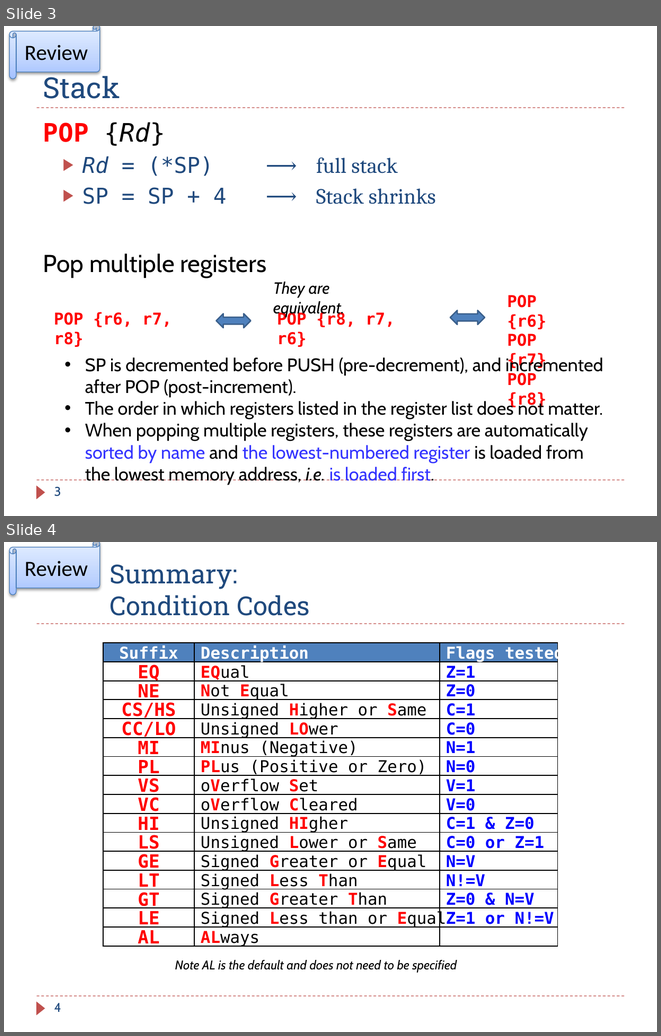
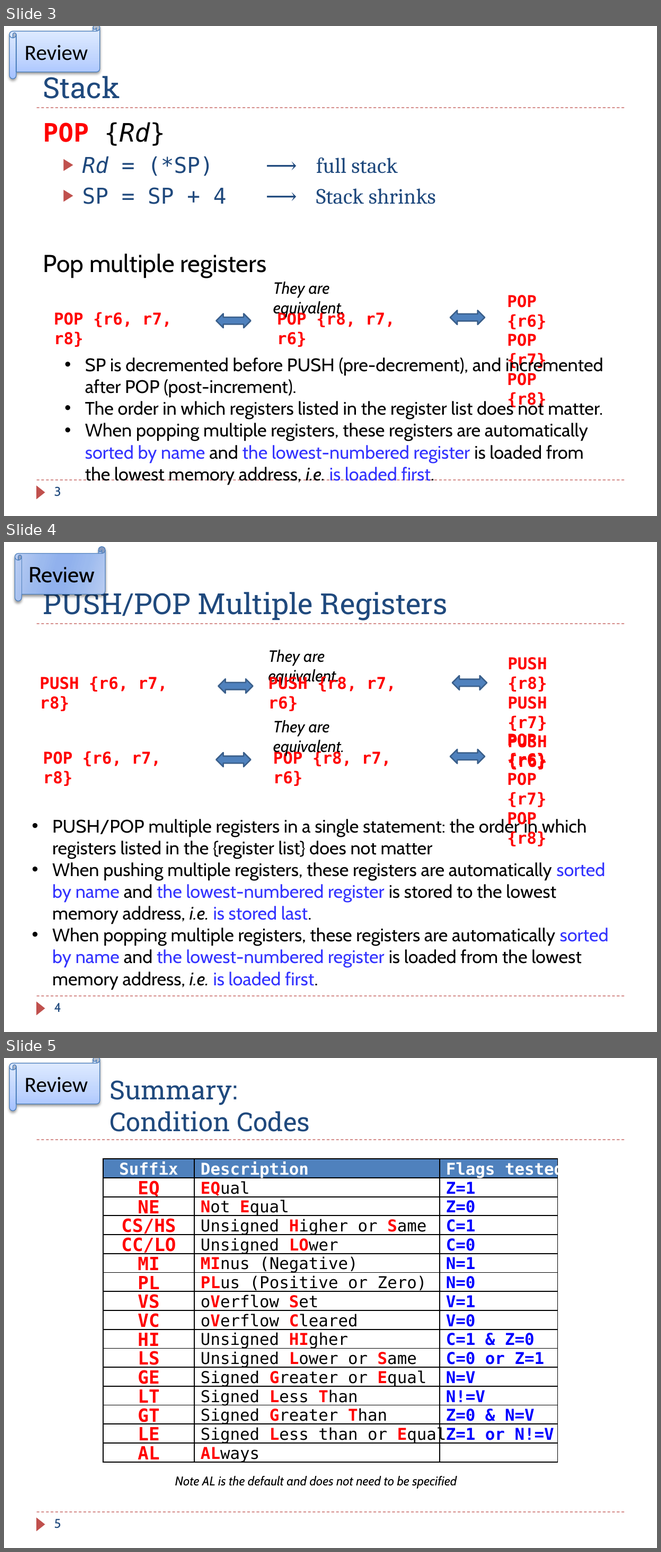
Before and after one commit to guhofstra/CSC111Fa25, a slide deck: PPTs/Ch8_ARM_Subroutines_Exercises ANS.pptx. Shown one above the other, each under a label of ours: slides 3 and 4 before the commit, slides 3, 4 and 5 after it. The pictures are 661x1036 and 661x1552 pixels, drawn with LibreOffice and Linux fonts; fonts in the diff are those of the drawing. Boxes give left, top, right and bottom in pixels: in the first picture for what was removed or moved away, otherwise in the second. Text is boxed around its words. In the diff, an @@ line names an element or a change of style, - is before the commit and + after.

```diff
--- a/PPTs/Ch8_ARM_Subroutines_Exercises ANS.pptx
+++ b/PPTs/Ch8_ARM_Subroutines_Exercises ANS.pptx
@@ slide 4 added at (x1=4, y1=542, x2=657, y2=1032), background #FFFFFF; not listed: 3 template elements that a slide beside it also shows @@
@@ horizontal scroll added at (x1=15, y1=547, x2=105, y2=601), fill gradient #BCCEF2 to #9CBAEE to #91B3EE, outline #4F81BD 0.75 pt, 24 pt, text #000000 @@
+Review
@@ title added at (x1=43, y1=588, x2=448, y2=620), 32 pt, text #1F497D @@
+PUSH/POP Multiple Registers
@@ text added at (x1=268, y1=650, x2=339, y2=685), 18 pt, text #000000, italic @@
+They are equivalent.
@@ text added at (x1=508, y1=657, x2=547, y2=751), 18 pt, text #FF0000, bold @@
+PUSH {r8}
+PUSH {r7}
+PUSH {r6}
@@ text added at (x1=40, y1=676, x2=168, y2=711), 18 pt, text #FF0000, bold @@
+PUSH {r6, r7, r8}
@@ left right arrow added at (x1=218, y1=679, x2=253, y2=694), fill #4F81BD, outline #3A5F8C 1.5 pt @@
@@ text added at (x1=268, y1=676, x2=396, y2=711), 18 pt, text #FF0000, bold @@
+PUSH {r8, r7, r6}
@@ left right arrow added at (x1=452, y1=676, x2=487, y2=690), fill #4F81BD, outline #3A5F8C 1.5 pt @@
@@ text added at (x1=273, y1=720, x2=344, y2=756), 18 pt, text #000000, italic @@
+They are equivalent.
@@ text added at (x1=507, y1=732, x2=546, y2=846), 18 pt, text #FF0000, bold @@
+POP {r6}
+POP {r7}
+POP {r8}
@@ text added at (x1=43, y1=751, x2=161, y2=786), 18 pt, text #FF0000, bold @@
+POP {r6, r7, r8}
@@ left right arrow added at (x1=216, y1=752, x2=251, y2=767), fill #4F81BD, outline #3A5F8C 1.5 pt @@
@@ text added at (x1=273, y1=750, x2=391, y2=786), 18 pt, text #FF0000, bold @@
+POP {r8, r7, r6}
@@ left right arrow added at (x1=450, y1=749, x2=485, y2=764), fill #4F81BD, outline #3A5F8C 1.5 pt @@
@@ text added at (x1=52, y1=817, x2=609, y2=989), 20 pt, text #000000 @@
+• PUSH/POP multiple registers in a single statement: the order in which registers listed in the {register list} does not matter
+• When pushing multiple registers, these registers are automatically sorted by name and the lowest-numbered register is stored to the lowest memory address, i.e. is stored last.
+• When popping multiple registers, these registers are automatically sorted by name and the lowest-numbered register is loaded from the lowest memory address, i.e. is loaded first.
@@ page number added at (x1=54, y1=1003, x2=61, y2=1012), 14 pt, text #1F497D @@
+4
@@ what was slide 4 is now slide 5 @@
@@ page number at (x1=54, y1=1519, x2=61, y2=1528): text changed @@
-4
+5
```
Also in this commit, not shown: 9 other files.
